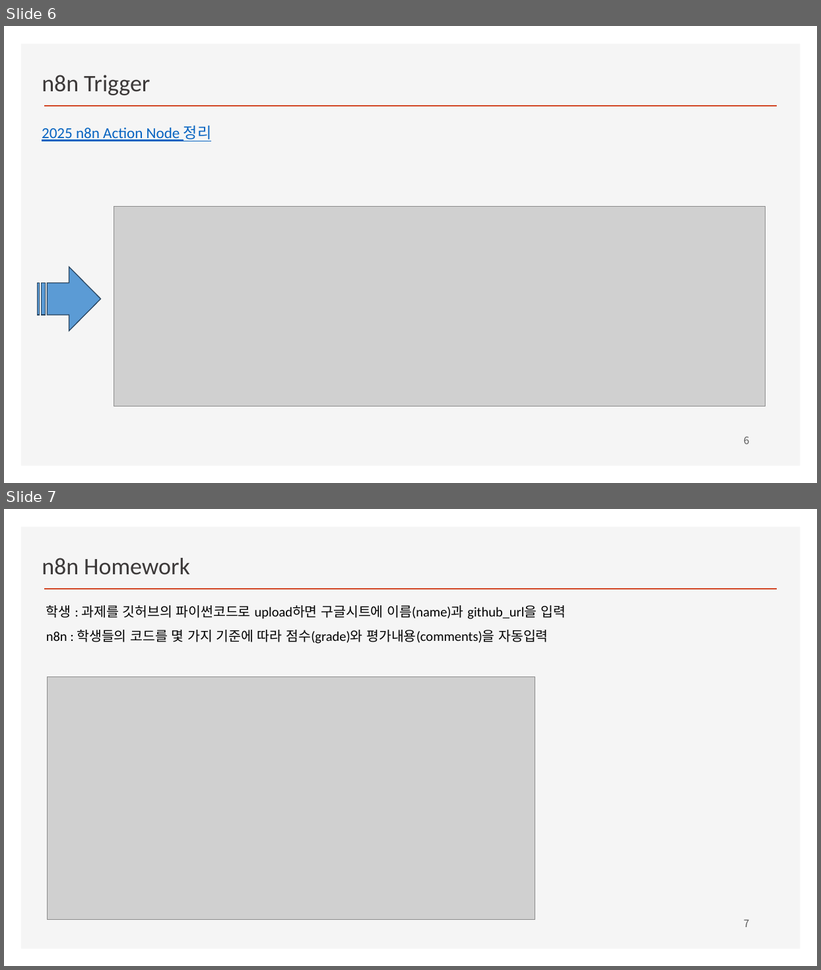
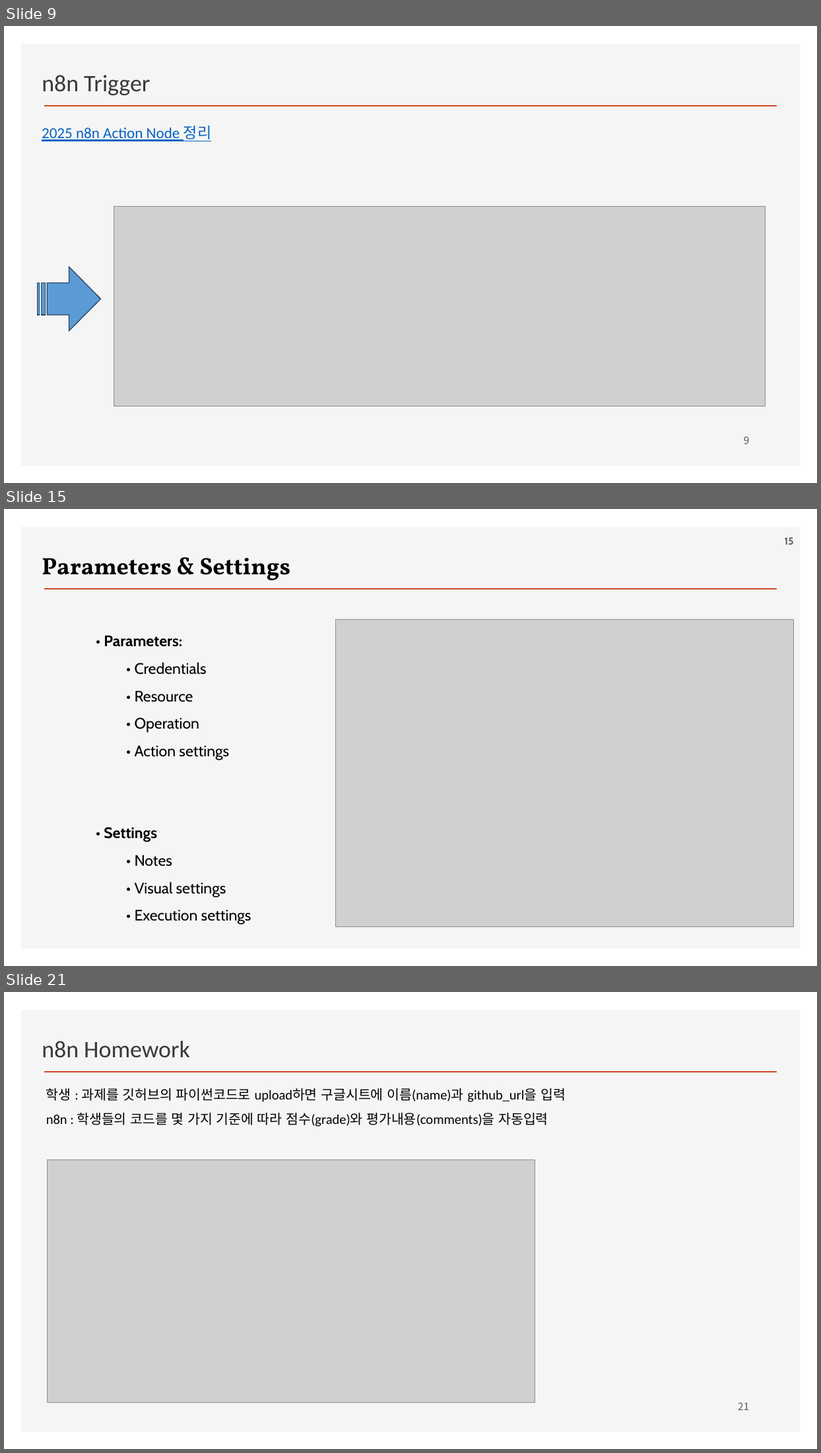
Before and after one commit to ancestor9/2026_Fall_Learning-Langchain-AI-Agent, a slide deck: PPTs/04_AI Workflow_n8n.pptx. Shown one above the other, each under a label of ours: slides 6 and 7 before the commit, slides 9, 15 and 21 after it; the slides between them are not shown. The pictures are 821x970 and 821x1453 pixels, drawn with LibreOffice and Linux fonts; fonts in the diff are those of the drawing; grey boxes stand for pictures; background and template pictures are left out. Boxes give left, top, right and bottom in pixels: in the first picture for what was removed or moved away, otherwise in the second. Text is boxed around its words. In the diff, an @@ line names an element or a change of style, - is before the commit and + after.

```diff
--- a/PPTs/04_AI Workflow_n8n.pptx
+++ b/PPTs/04_AI Workflow_n8n.pptx
@@ slide 15 added at <box>4,509,817,966</box>, background #FFFFFF; not listed: 2 template elements that a slide beside it also shows @@
@@ page number added at <box>785,537,794,545</box>, 12 pt, text #595959, bold @@
+15
@@ text added at <box>42,558,290,580</box>, 28 pt, text #000000, bold @@
+Parameters & Settings
@@ picture added at <box>336,619,794,927</box> @@
@@ text added at <box>104,636,252,925</box>, 18 pt, text #000000 @@
+• Parameters:
+  • Credentials
+  • Resource
+  • Operation
+  • Action settings
+• Settings
+  • Notes
+  • Visual settings
+  • Execution settings
@@ what was slide 6 is now slide 9 @@
@@ page number at <box>744,437,750,444</box>: text changed @@
-6
+9
@@ what was slide 7 is now slide 21 @@
@@ page number at <box>738,1403,749,1410</box>: text changed @@
-7
+21
```
Also in this commit, not shown: 13 other slides added.
